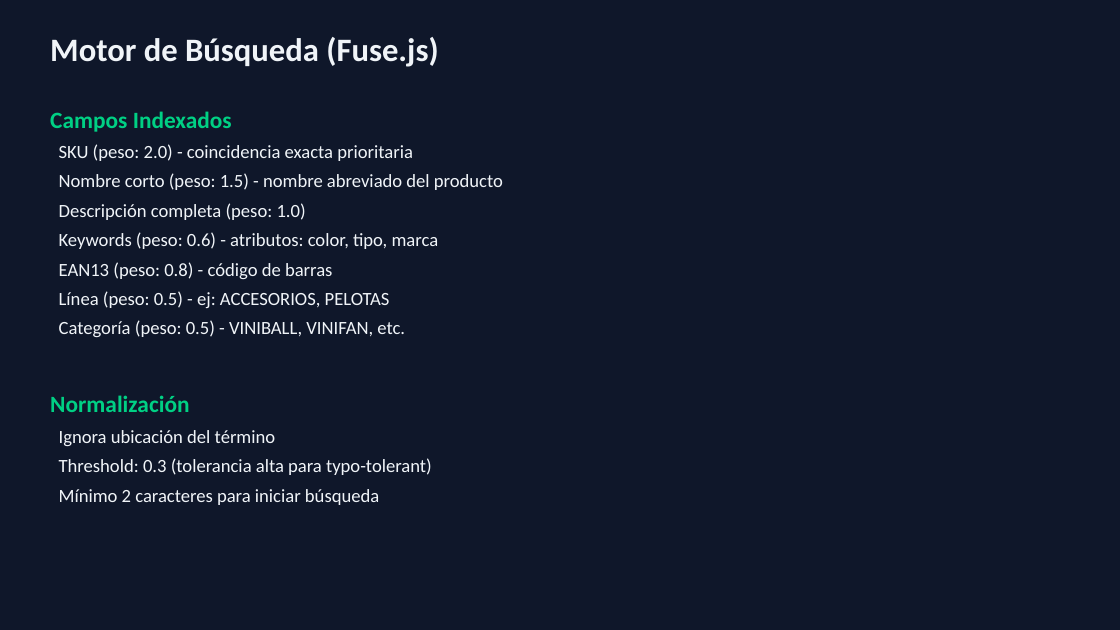
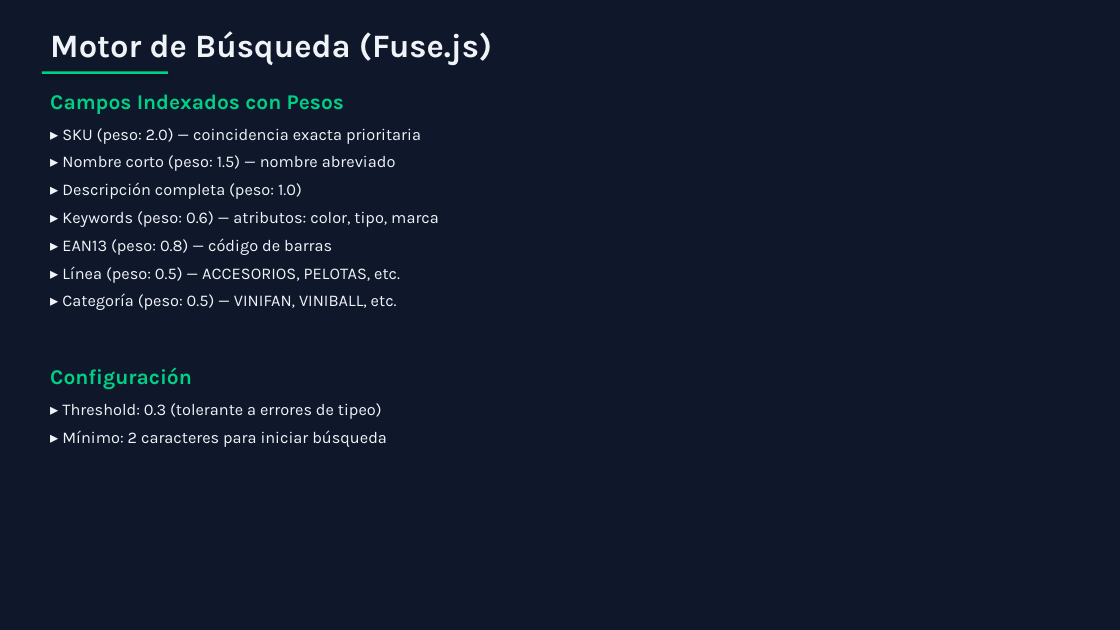
Before and after one commit to carloscus/g360-stock-reporter, a slide deck: slide 13 of StockPulse_Manual_Tecnico.pptx. Drawn at 1120x630 pixels with LibreOffice and Linux fonts; fonts in the diff are those of the drawing. Boxes give left, top, right and bottom in pixels: in the first picture for what was removed or moved away, otherwise in the second. Text is boxed around its words. In the diff, an @@ line names an element or a change of style, - is before the commit and + after.

Commit message:
docs: improved PPTX design with better typography and spacing

```diff
--- a/StockPulse_Manual_Tecnico.pptx
+++ b/StockPulse_Manual_Tecnico.pptx
@@ text "Motor de Búsqueda (Fuse.js)" at bbox=[50, 31, 492, 65]: font Calibri to Karla @@
@@ rectangle added at bbox=[42, 71, 168, 74], fill #00D084 @@
@@ text at bbox=[50, 94, 439, 447]: text changed; size 16 to 14 pt; font Calibri to Karla @@
-Campos Indexados
-SKU (peso: 2.0) - coincidencia exacta prioritaria
-Nombre corto (peso: 1.5) - nombre abreviado del producto
-Descripción completa (peso: 1.0)
-Keywords (peso: 0.6) - atributos: color, tipo, marca
-EAN13 (peso: 0.8) - código de barras
-Línea (peso: 0.5) - ej: ACCESORIOS, PELOTAS
-Categoría (peso: 0.5) - VINIBALL, VINIFAN, etc.
-Normalización
-Ignora ubicación del término
-Threshold: 0.3 (tolerancia alta para typo-tolerant)
-Mínimo 2 caracteres para iniciar búsqueda
+Campos Indexados con Pesos
+▸ SKU (peso: 2.0) — coincidencia exacta prioritaria
+▸ Nombre corto (peso: 1.5) — nombre abreviado
+▸ Descripción completa (peso: 1.0)
+▸ Keywords (peso: 0.6) — atributos: color, tipo, marca
+▸ EAN13 (peso: 0.8) — código de barras
+▸ Línea (peso: 0.5) — ACCESORIOS, PELOTAS, etc.
+▸ Categoría (peso: 0.5) — VINIFAN, VINIBALL, etc.
+Configuración
+▸ Threshold: 0.3 (tolerante a errores de tipeo)
+▸ Mínimo: 2 caracteres para iniciar búsqueda
```
Also in this commit, not shown: 25 other slides changed, 1 other file.
